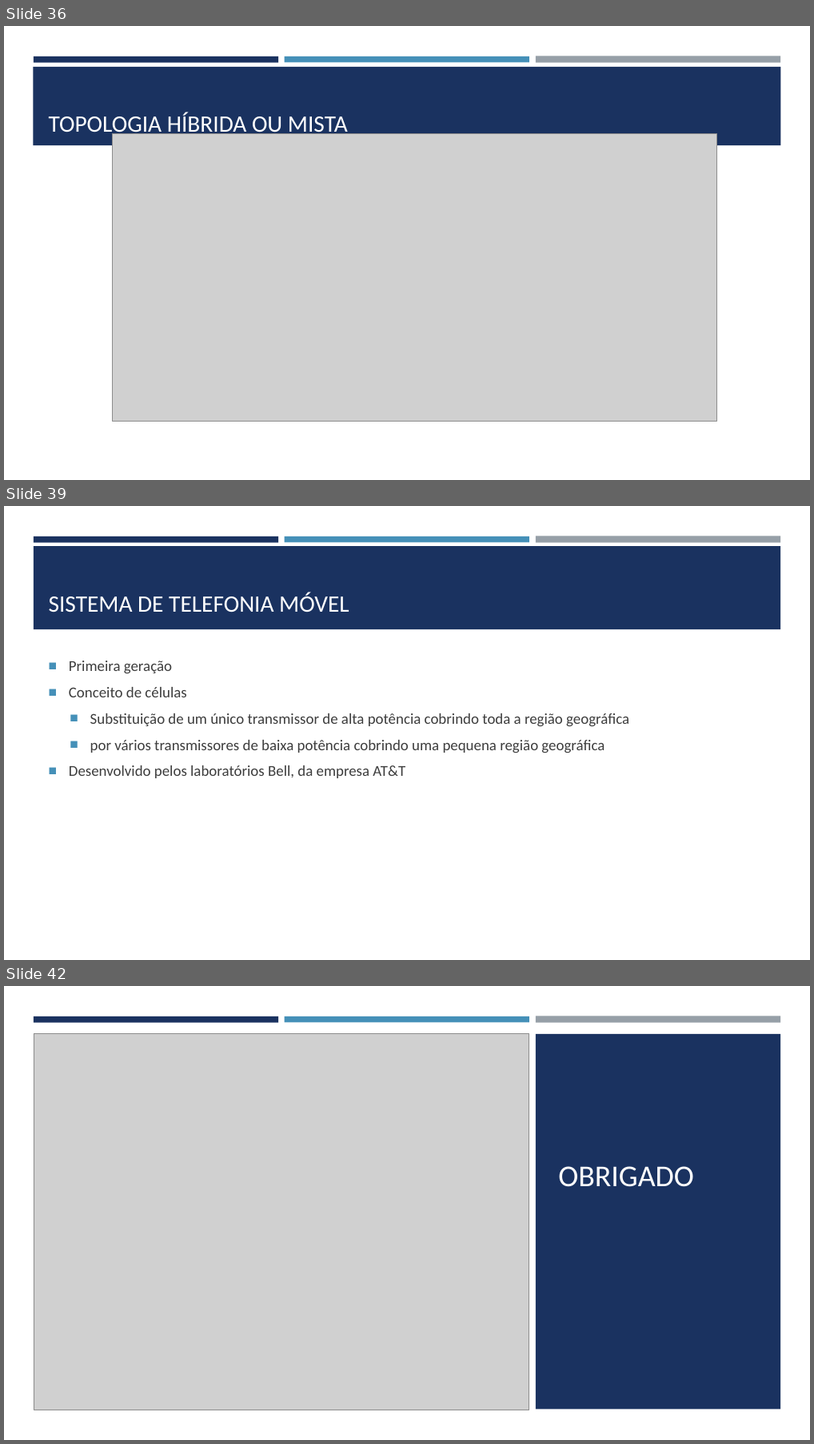
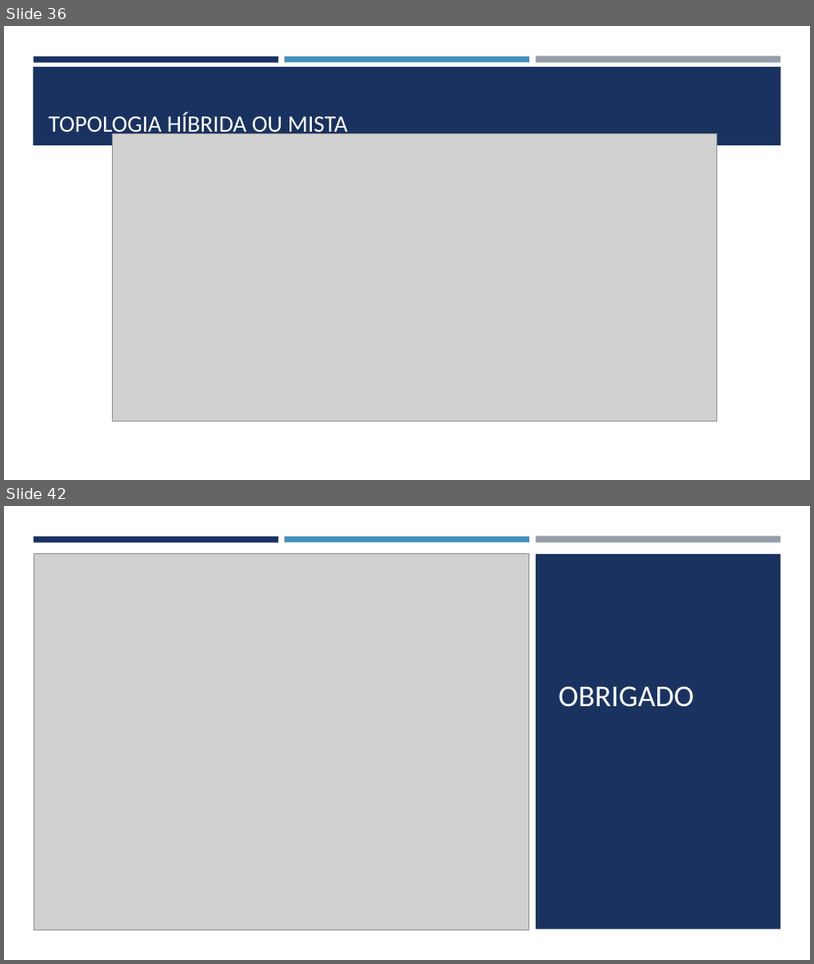
Before and after one commit to joelteixeiradacunha/aulas_php_mysql, a slide deck: Redes/REDES DE COMPUTADORES.pptx. Shown one above the other, each under a label of ours: slides 36, 39 and 42 before the commit, slides 36 and 42 after it; the slides between them are not shown. The pictures are 814x1444 and 814x964 pixels, drawn with LibreOffice and Linux fonts; fonts in the diff are those of the drawing; grey boxes stand for pictures. Boxes give left, top, right and bottom in pixels: in the first picture for what was removed or moved away, otherwise in the second. Text is boxed around its words. In the diff, an @@ line names an element or a change of style, - is before the commit and + after.

```diff
--- a/Redes/REDES DE COMPUTADORES.pptx
+++ b/Redes/REDES DE COMPUTADORES.pptx
@@ slide 39 removed at bbox=[4, 506, 810, 960], background #FFFFFF; not listed: 3 template elements that a slide beside it also shows @@
@@ rectangle removed at bbox=[34, 546, 782, 629] @@
@@ title removed at bbox=[49, 592, 350, 612] @@
-SISTEMA DE TELEFONIA MÓVEL
@@ text removed at bbox=[69, 660, 630, 778] @@
-■ Primeira geração
-■ Conceito de células
-  ■ Substituição de um único transmissor de alta potência cobrindo toda a região geográfica
-  ■ por vários transmissores de baixa potência cobrindo uma pequena região geográfica
-■ Desenvolvido pelos laboratórios Bell, da empresa AT&T
```
Also in this commit, not shown: 1 slide changed, 4 slides added, 3 other slides removed.
